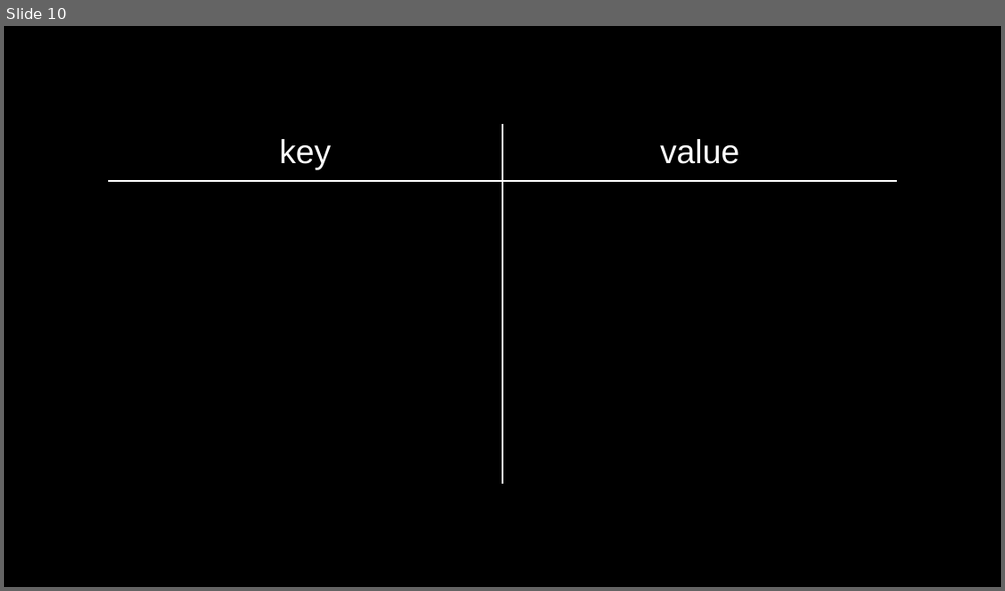
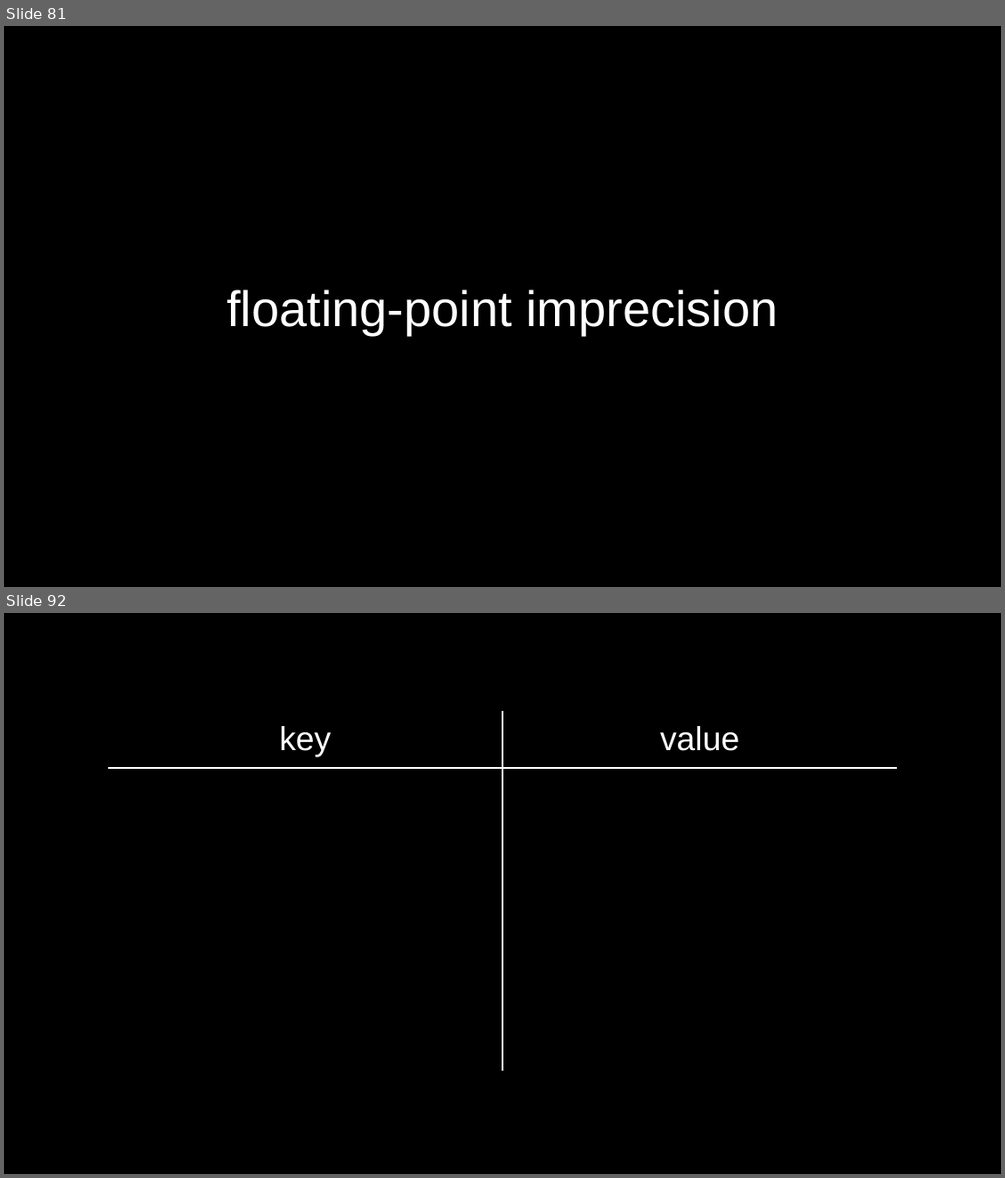
Before and after one commit to SQ4007-2025/website, a slide deck: lectures/slides_7.pptx. Shown one above the other, each under a label of ours: slide 10 before the commit, slides 81 and 92 after it; the slides between them are not shown. The pictures are 1005x591 and 1005x1178 pixels, drawn with LibreOffice and Linux fonts; fonts in the diff are those of the drawing. Boxes give left, top, right and bottom in pixels: in the first picture for what was removed or moved away, otherwise in the second. Text is boxed around its words. In the diff, an @@ line names an element or a change of style, - is before the commit and + after.

```diff
--- a/lectures/slides_7.pptx
+++ b/lectures/slides_7.pptx
@@ slide 81 added at (4,26,1001,587), background #000000 @@
@@ title added at (226,289,777,335), 36 pt, text #FFFFFF @@
+floating-point imprecision
@@ what was slide 10 is now slide 92 @@
```
Also in this commit, not shown: 1 slide changed, 92 other slides added, 88 slides removed, 8 other files.
